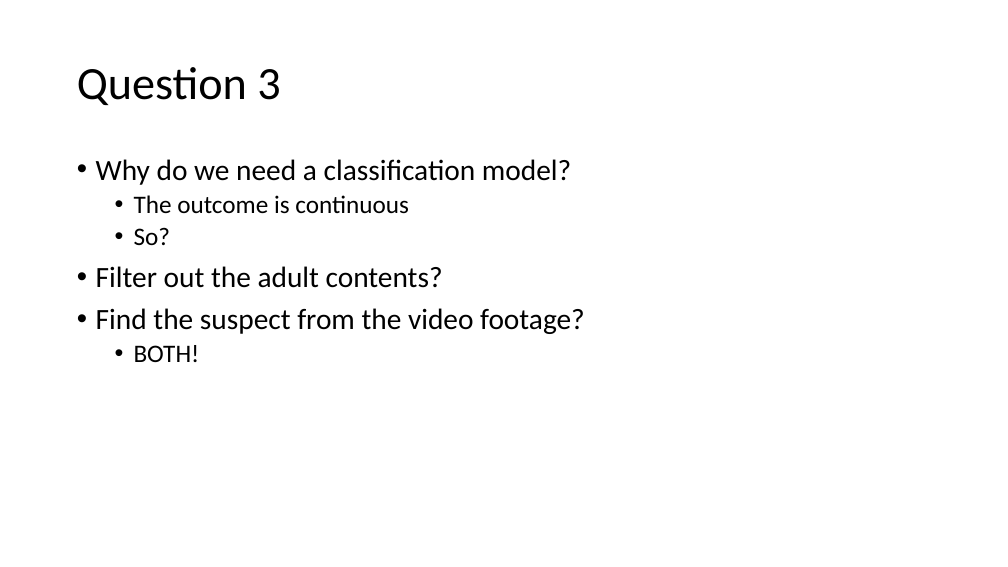
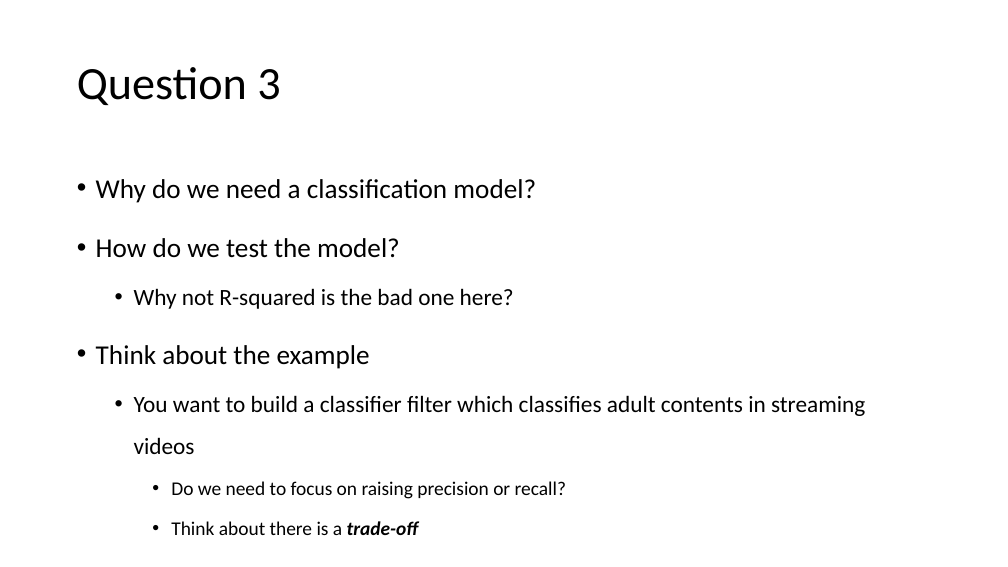
Before and after one commit to YeabinMoonEcon/BUS211, a slide deck: slide 10 of BUS212_ADA/exam/thoughts.pptx (slide 4 before the commit). Drawn at 1008x567 pixels with LibreOffice and Linux fonts; fonts in the diff are those of the drawing. Boxes give left, top, right and bottom in pixels: in the first picture for what was removed or moved away, otherwise in the second. Text is boxed around its words. In the diff, an @@ line names an element or a change of style, - is before the commit and + after.

```diff
--- a/BUS212_ADA/exam/thoughts.pptx
+++ b/BUS212_ADA/exam/thoughts.pptx
@@ text at (96,179,536,203): size 28 to 25.9 pt in "Why do we need a classification model?"; line spacing 0.9 to 1.5 @@
@@ text at (96,238,865,535): text changed; size 28 to 22.2 pt @@
-  • The outcome is continuous
-  • So?
-• Filter out the adult contents?
-• Find the suspect from the video footage?
-  • BOTH!
+• How do we test the model?
+  • Why not R-squared is the bad one here?
+• Think about the example
+  • You want to build a classifier filter which classifies adult contents in streaming videos
+    • Do we need to focus on raising precision or recall?
+    • Think about there is a trade-off
```
Also in this commit, not shown: 3 other slides changed, 10 slides added, 2 slides removed, 7 other files.
